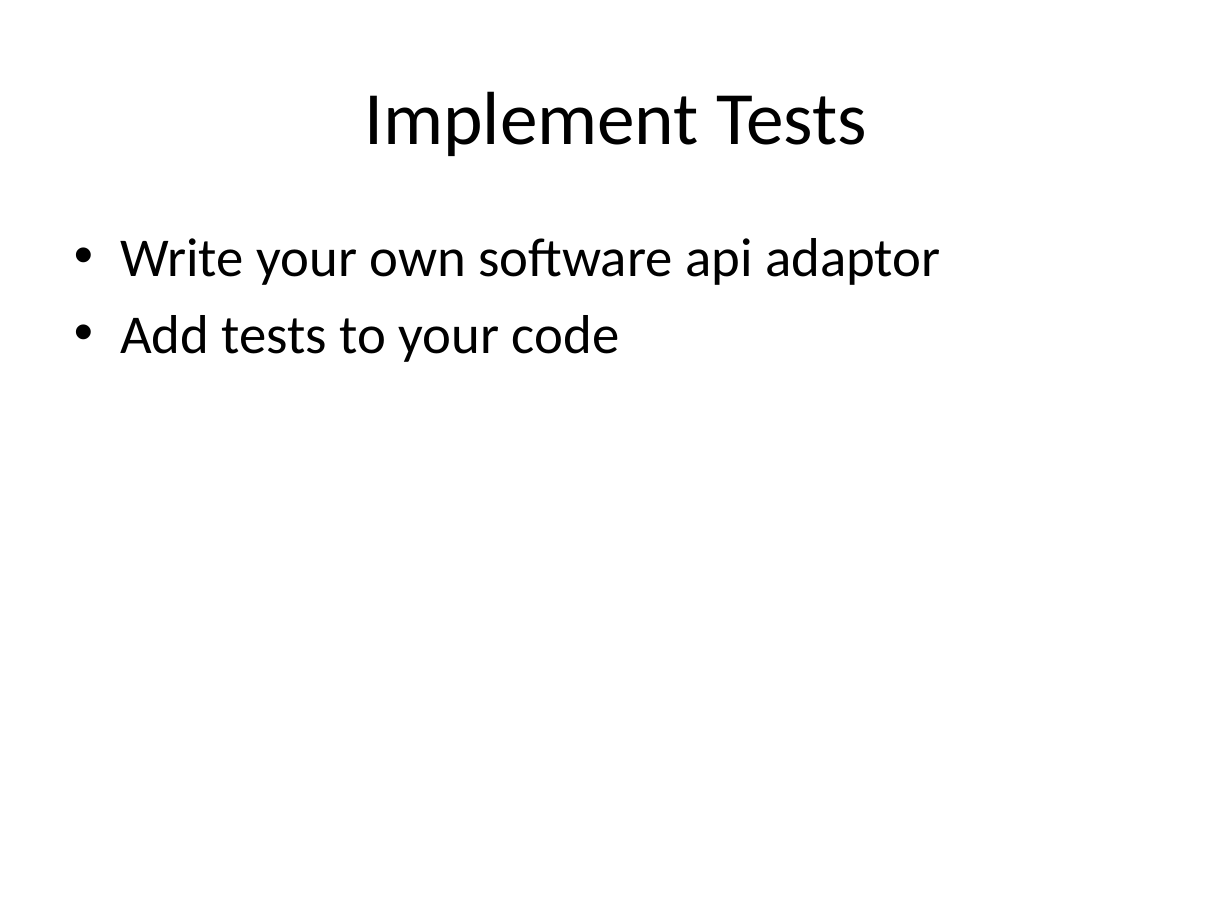
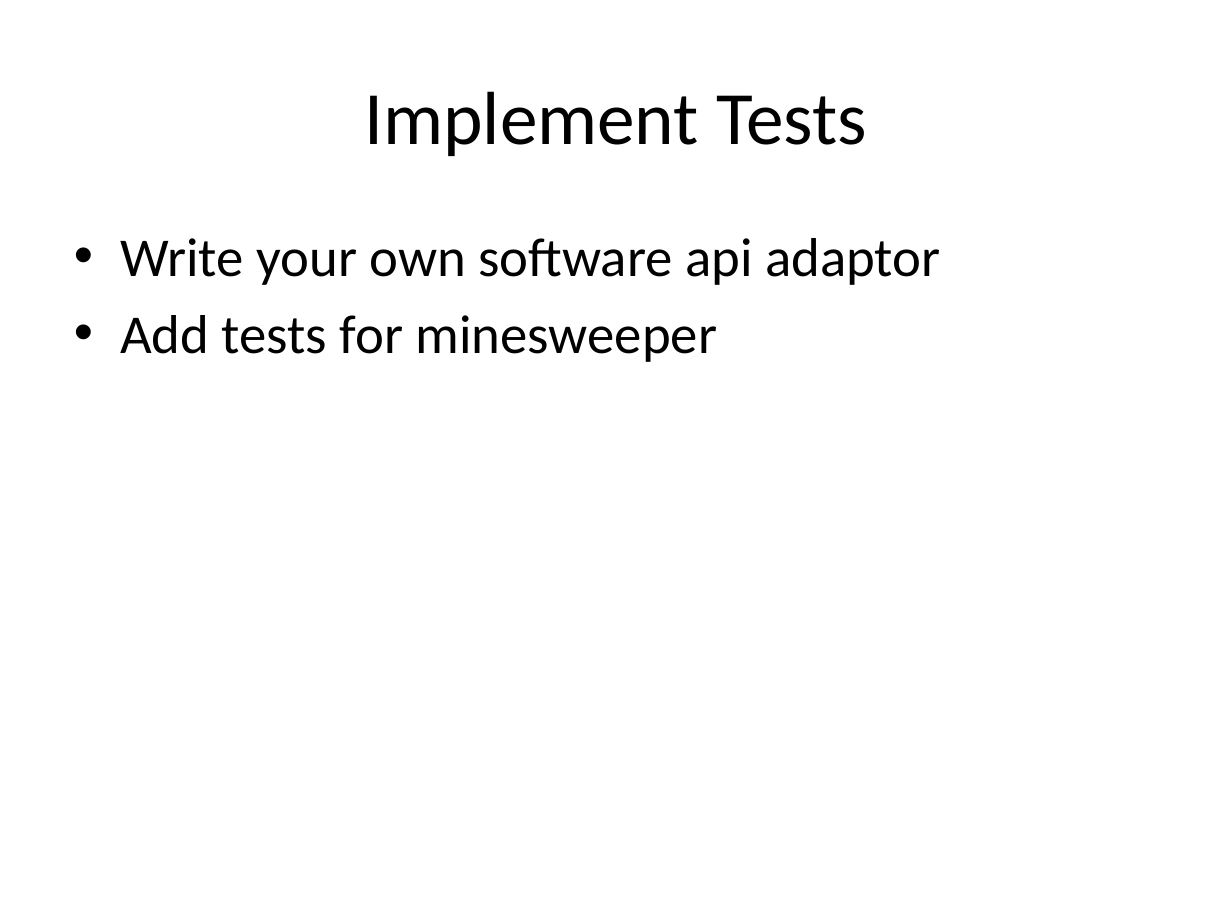
Before and after one commit to LosAlamosCodingDojo/minesweeper-kata, a slide deck: slide 14 of dojo3.pptx (slide 11 before the commit). Drawn at 1232x924 pixels with LibreOffice and Linux fonts; fonts in the diff are those of the drawing. Boxes give left, top, right and bottom in pixels: in the first picture for what was removed or moved away, otherwise in the second. Text is boxed around its words. In the diff, an @@ line names an element or a change of style, - is before the commit and + after.

```diff
--- a/dojo3.pptx
+++ b/dojo3.pptx
@@ text at (120, 315, 718, 362): text changed @@
-• Add tests to your code
+• Add tests for minesweeper
```
Also in this commit, not shown: 5 other slides changed, 4 slides added, 1 slide removed.
